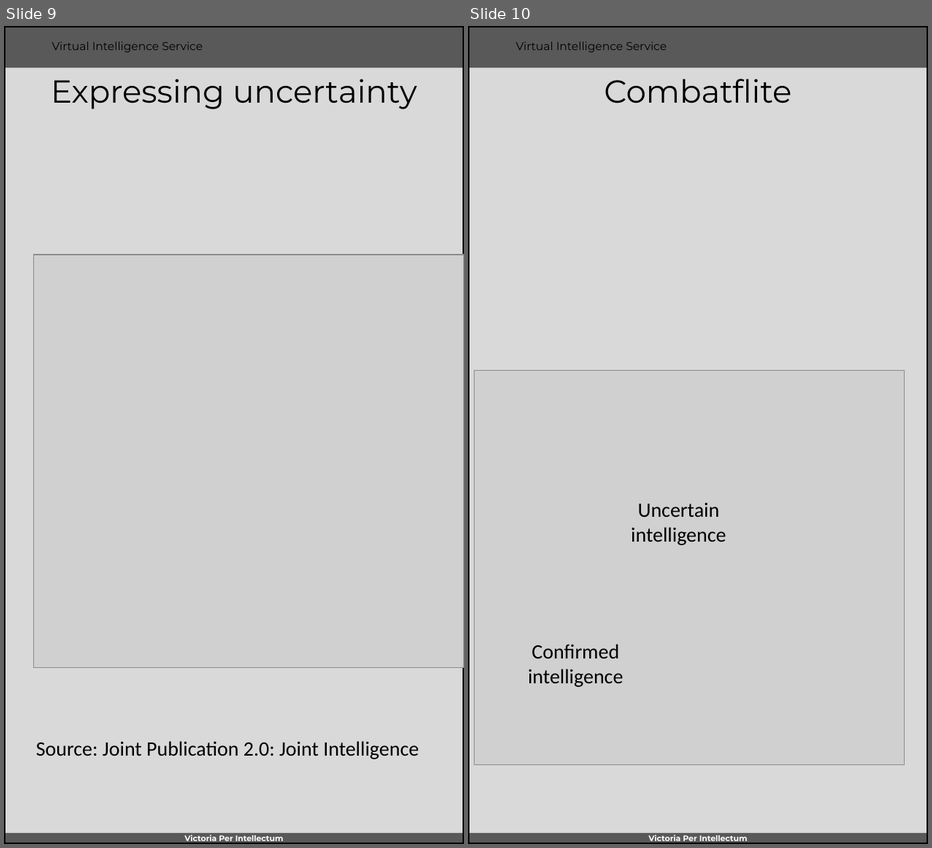
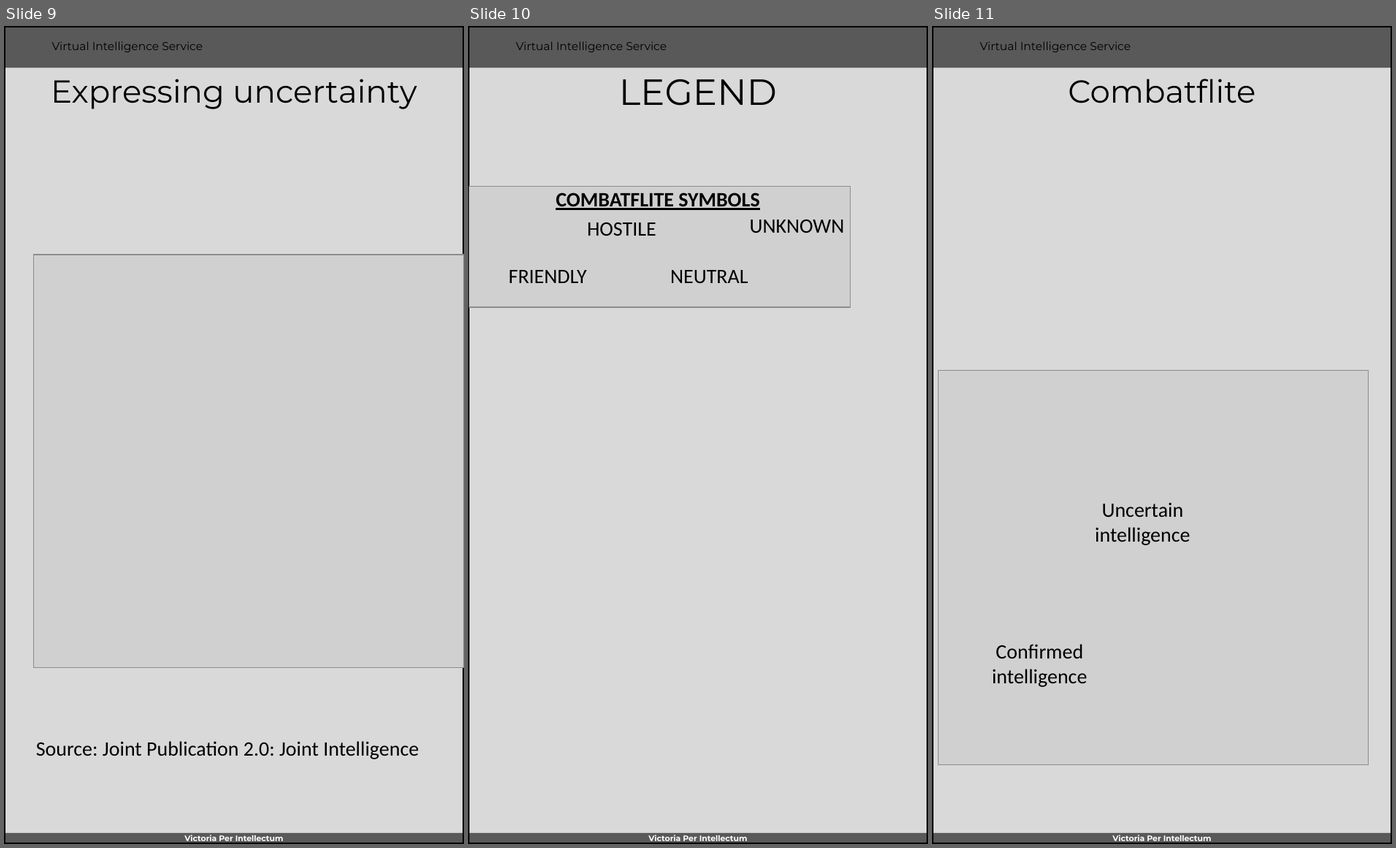
Before and after one commit to 132nd-vWing/VIS, a slide deck: VIS WORKSPACE/VIS Instructions.pptx. Shown side by side, each under a label of ours: slides 9 and 10 before the commit, slides 9, 10 and 11 after it. The pictures are 932x848 and 1396x848 pixels, drawn with LibreOffice and Linux fonts; fonts in the diff are those of the drawing; grey boxes stand for pictures; background and template pictures are left out. Boxes give left, top, right and bottom in pixels: in the first picture for what was removed or moved away, otherwise in the second. Text is boxed around its words. In the diff, an @@ line names an element or a change of style, - is before the commit and + after.

```diff
--- a/VIS WORKSPACE/VIS Instructions.pptx
+++ b/VIS WORKSPACE/VIS Instructions.pptx
@@ slide 10 added at <box>468,26,928,844</box>, background #D9D9D9; not listed: 5 template elements that a slide beside it also shows @@
@@ title added at <box>619,79,777,106</box>, 32 pt, text #000000 @@
+LEGEND
@@ picture added at <box>469,187,851,308</box> @@
@@ text added at <box>556,192,759,210</box>, 18 pt, text #000000, bold, underline @@
+COMBATFLITE SYMBOLS
@@ text added at <box>587,222,656,236</box>, 18 pt, text #000000 @@
+HOSTILE
@@ text added at <box>750,219,845,233</box>, 18 pt, text #000000 @@
+UNKNOWN
@@ text added at <box>509,270,587,283</box>, 18 pt, text #000000 @@
+FRIENDLY
@@ text added at <box>670,270,748,283</box>, 18 pt, text #000000 @@
+NEUTRAL
@@ what was slide 10 is now slide 11 @@
```
Also in this commit, not shown: 2 slides changed.
